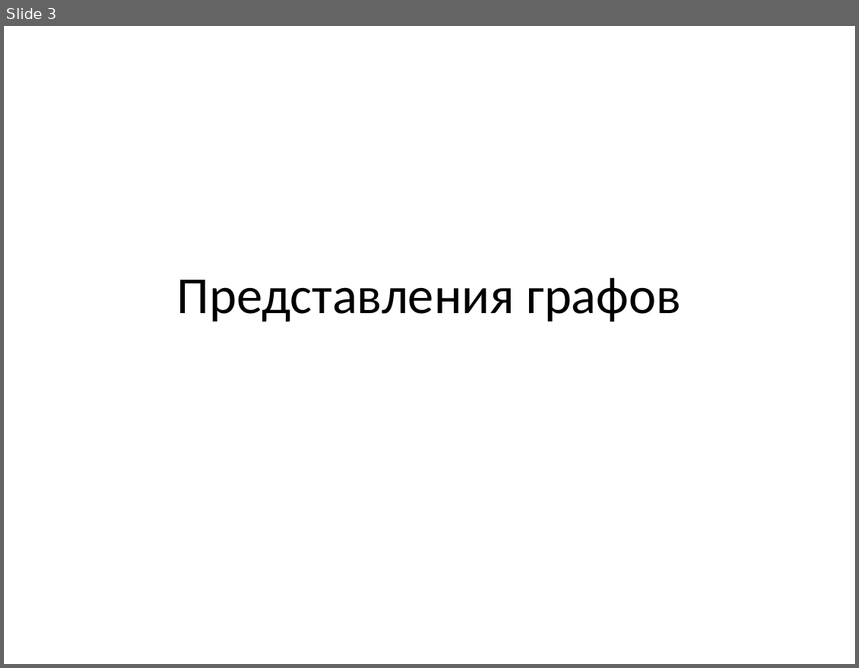
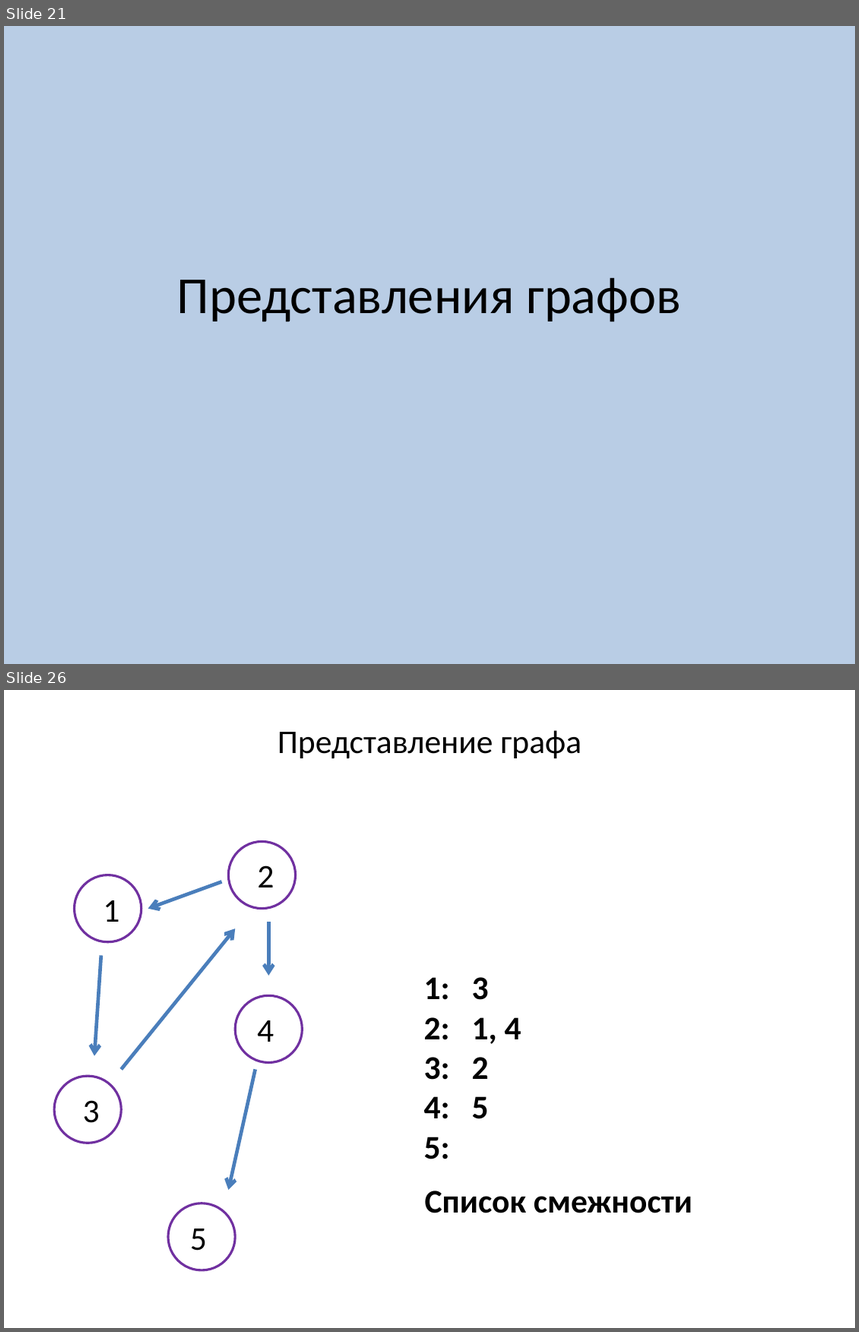
Before and after one commit to SteinbergOB/ANG, a slide deck: Презентации/Лекция 0.pptx. Shown one above the other, each under a label of ours: slide 3 before the commit, slides 21 and 26 after it; the slides between them are not shown. The pictures are 859x668 and 859x1332 pixels, drawn with LibreOffice and Linux fonts; fonts in the diff are those of the drawing. Boxes give left, top, right and bottom in pixels: in the first picture for what was removed or moved away, otherwise in the second. Text is boxed around its words. In the diff, an @@ line names an element or a change of style, - is before the commit and + after.

```diff
--- a/Презентации/Лекция 0.pptx
+++ b/Презентации/Лекция 0.pptx
@@ slide 26 added at box(4, 690, 855, 1328), background #FFFFFF @@
@@ text added at box(278, 730, 582, 758), 28 pt, text #000000 @@
+Представление графа
@@ ellipse added at box(229, 841, 296, 909), fill #FFFFFF, outline #7030A0 2 pt @@
@@ text added at box(257, 866, 274, 888), 28 pt, text #000000 @@
+2
@@ ellipse added at box(75, 875, 142, 943), fill #FFFFFF, outline #7030A0 2 pt @@
@@ arrow added from (222, 882) to (148, 909), #4B7EBC 3 pt @@
@@ text added at box(103, 901, 120, 922), 28 pt, text #000000 @@
+1
@@ arrow added from (122, 1070) to (236, 929), #4B7EBC 3 pt @@
@@ arrow added from (268, 923) to (268, 976), #4B7EBC 3 pt @@
@@ arrow added from (101, 955) to (94, 1056), #4B7EBC 3 pt @@
@@ text added at box(424, 977, 522, 1160), 28 pt, text #000000, bold @@
+1: 3
+2: 1, 4
+3: 2
+4: 5
+5:
@@ ellipse added at box(236, 996, 303, 1063), fill #FFFFFF, outline #7030A0 2 pt @@
@@ text added at box(257, 1021, 274, 1042), 28 pt, text #000000 @@
+4
@@ ellipse added at box(54, 1076, 122, 1144), fill #FFFFFF, outline #7030A0 2 pt @@
@@ arrow added from (255, 1070) to (229, 1191), #4B7EBC 3 pt @@
@@ text added at box(83, 1100, 100, 1123), 28 pt, text #000000 @@
+3
@@ text added at box(425, 1191, 693, 1214), 28 pt, text #000000, bold @@
+Список смежности
@@ ellipse added at box(168, 1203, 236, 1271), fill #FFFFFF, outline #7030A0 2 pt @@
@@ text added at box(190, 1229, 207, 1251), 28 pt, text #000000 @@
+5
@@ what was slide 3 is now slide 21 @@
@@ slide 21 changed as well @@
@@ background #FFFFFF to #B9CDE5 @@
```
Also in this commit, not shown: 1 other slide changed, 63 other slides added, 4 slides removed, 2 other files.
